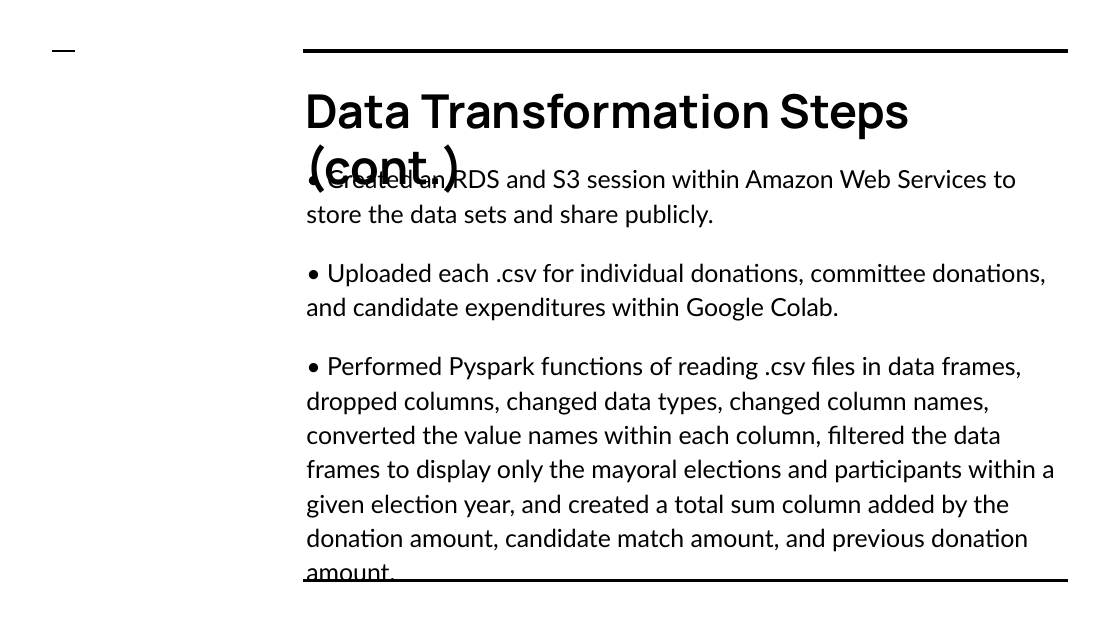
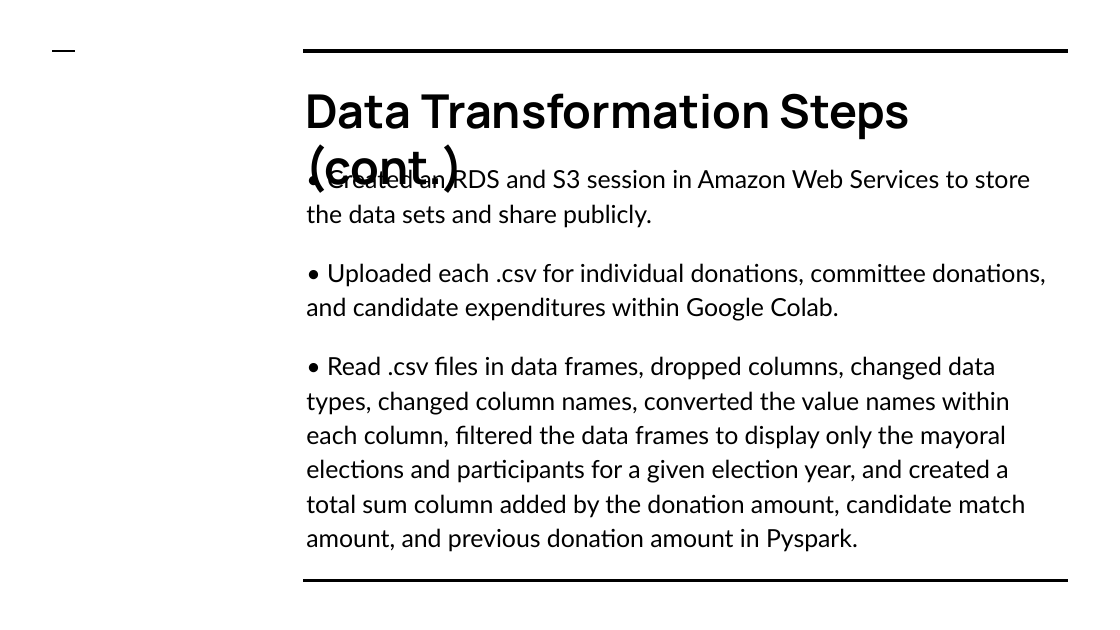
Before and after one commit to ssheggrud/Mod_20_Project, a slide deck: slide 12 of Presentation/Group5Presentation.pptx. Drawn at 1120x630 pixels with LibreOffice and Linux fonts; fonts in the diff are those of the drawing. Boxes give left, top, right and bottom in pixels: in the first picture for what was removed or moved away, otherwise in the second. Text is boxed around its words. In the diff, an @@ line names an element or a change of style, - is before the commit and + after.

```diff
--- a/Presentation/Group5Presentation.pptx
+++ b/Presentation/Group5Presentation.pptx
@@ text at (306, 167, 1030, 228): text changed @@
-• Created an RDS and S3 session within Amazon Web Services to store the data sets and share publicly.
+• Created an RDS and S3 session in Amazon Web Services to store the data sets and share publicly.
@@ text at (306, 356, 1025, 552): text changed @@
-• Performed Pyspark functions of reading .csv files in data frames, dropped columns, changed data types, changed column names, converted the value names within each column, filtered the data frames to display only the mayoral elections and participants within a given election year, and created a total sum column added by the donation amount, candidate match amount, and previous donation amount.
+• Read .csv files in data frames, dropped columns, changed data types, changed column names, converted the value names within each column, filtered the data frames to display only the mayoral elections and participants for a given election year, and created a total sum column added by the donation amount, candidate match amount, and previous donation amount in Pyspark.
```
Also in this commit, not shown: 14 other slides changed, 1 slide added.
